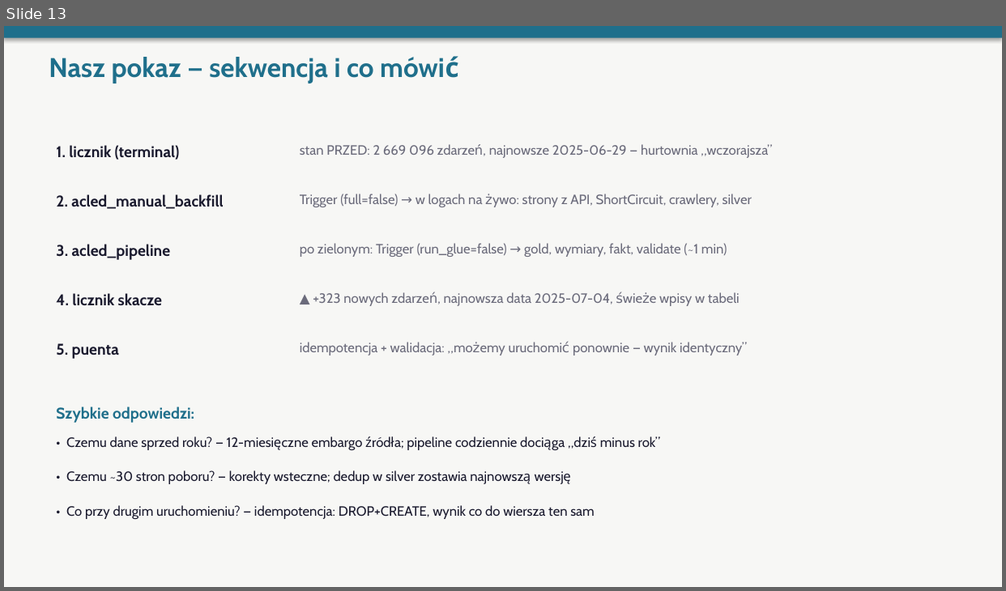
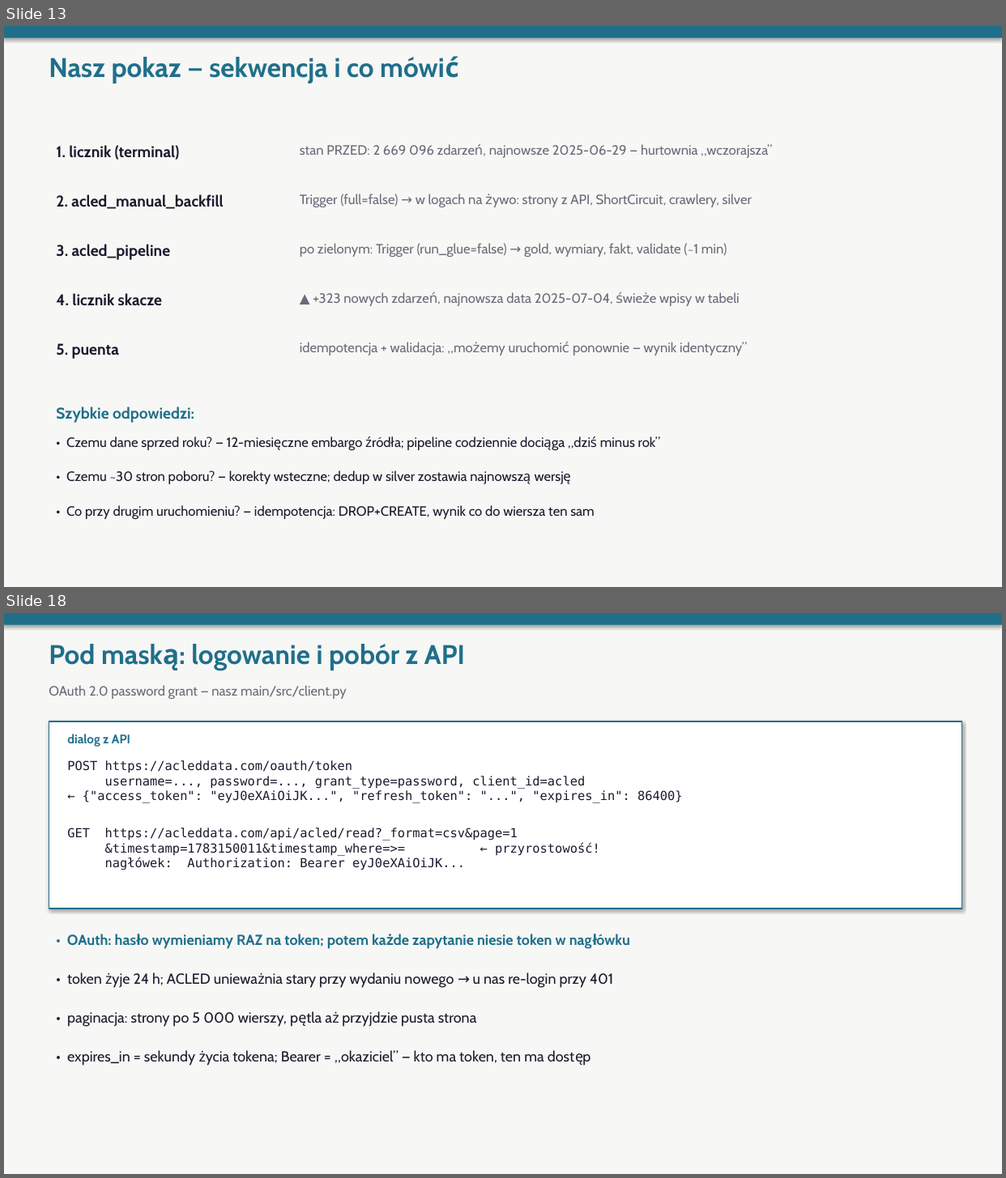
Before and after one commit to oskarfightingthekube/acled-etl-dashboard, a slide deck: docs/prezentacja_etl.pptx. Shown one above the other, each under a label of ours: slide 13 before the commit, slides 13 and 18 after it; the slides between them are not shown. The pictures are 1006x591 and 1006x1178 pixels, drawn with LibreOffice and Linux fonts; fonts in the diff are those of the drawing. Boxes give left, top, right and bottom in pixels: in the first picture for what was removed or moved away, otherwise in the second. Text is boxed around its words. In the diff, an @@ line names an element or a change of style, - is before the commit and + after.

```diff
--- a/docs/prezentacja_etl.pptx
+++ b/docs/prezentacja_etl.pptx
@@ slide 18 added at (x1=4, y1=613, x2=1002, y2=1174), background #F7F7F5 @@
@@ rectangle added at (x1=4, y1=613, x2=1002, y2=625), fill #1F6F8B @@
@@ text added at (x1=49, y1=644, x2=465, y2=671), 26 pt, text #1F6F8B, bold @@
+Pod maską: logowanie i pobór z API
@@ text added at (x1=49, y1=685, x2=347, y2=699), 13 pt, text #6B6B7B @@
+OAuth 2.0 password grant — nasz main/src/client.py
@@ rectangle added at (x1=49, y1=722, x2=962, y2=909), fill #FFFFFF, outline #1F6F8B 1 pt @@
@@ text added at (x1=67, y1=734, x2=130, y2=747), 12 pt, text #1F6F8B, bold @@
+dialog z API
@@ text added at (x1=67, y1=760, x2=683, y2=871), 12 pt, text #1A1A2E @@
+POST https://acleddata.com/oauth/token
+username=..., password=..., grant_type=password, client_id=acled
+← {"access_token": "eyJ0eXAiOiJK...", "refresh_token": "...", "expires_in": 86400}
+GET https://acleddata.com/api/acled/read?_format=csv&page=1
+&timestamp=1783150011&timestamp_where=>= ← przyrostowość!
+nagłówek: Authorization: Bearer eyJ0eXAiOiJK...
@@ text added at (x1=67, y1=934, x2=566, y2=949), 14 pt, text #1F6F8B, bold @@
+• OAuth: hasło wymieniamy RAZ na token; potem każde zapytanie niesie token w nagłówku
@@ text added at (x1=67, y1=973, x2=613, y2=988), 14 pt, text #1A1A2E @@
+• token żyje 24 h; ACLED unieważnia stary przy wydaniu nowego → u nas re-login przy 401
@@ text added at (x1=67, y1=1012, x2=477, y2=1027), 14 pt, text #1A1A2E @@
+• paginacja: strony po 5 000 wierszy, pętla aż przyjdzie pusta strona
@@ text added at (x1=67, y1=1050, x2=543, y2=1066), 14 pt, text #1A1A2E @@
+• expires_in = sekundy życia tokena; Bearer = „okaziciel” — kto ma token, ten ma dostęp
```
Also in this commit, not shown: 7 other slides added.
